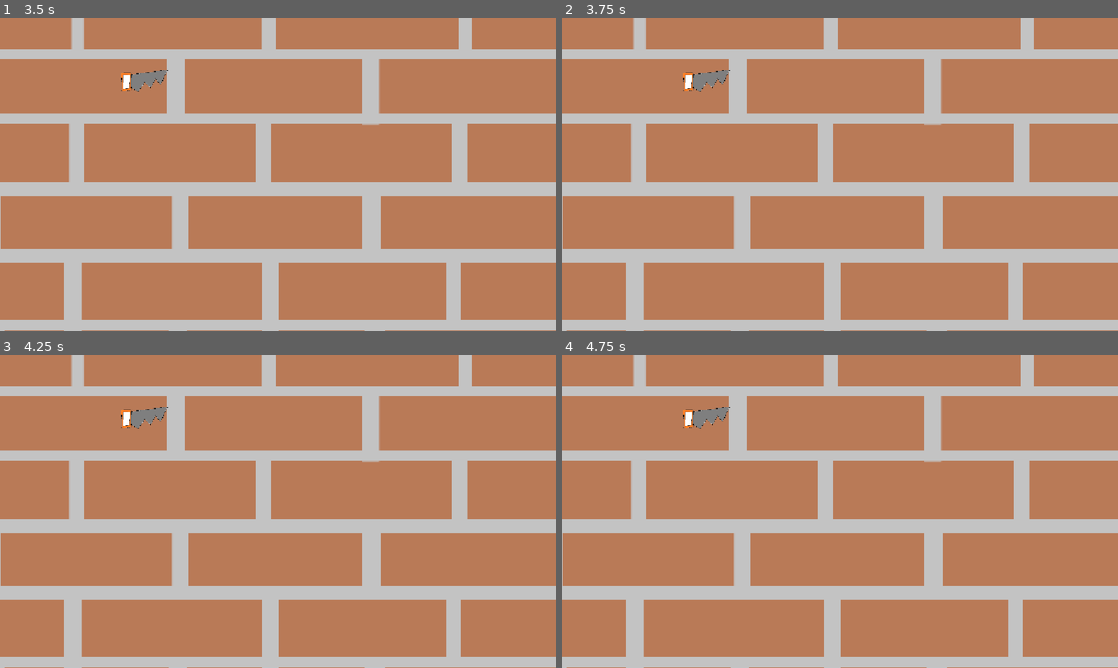
Above: before the commit, frames 1-4 (two rows, left to right).
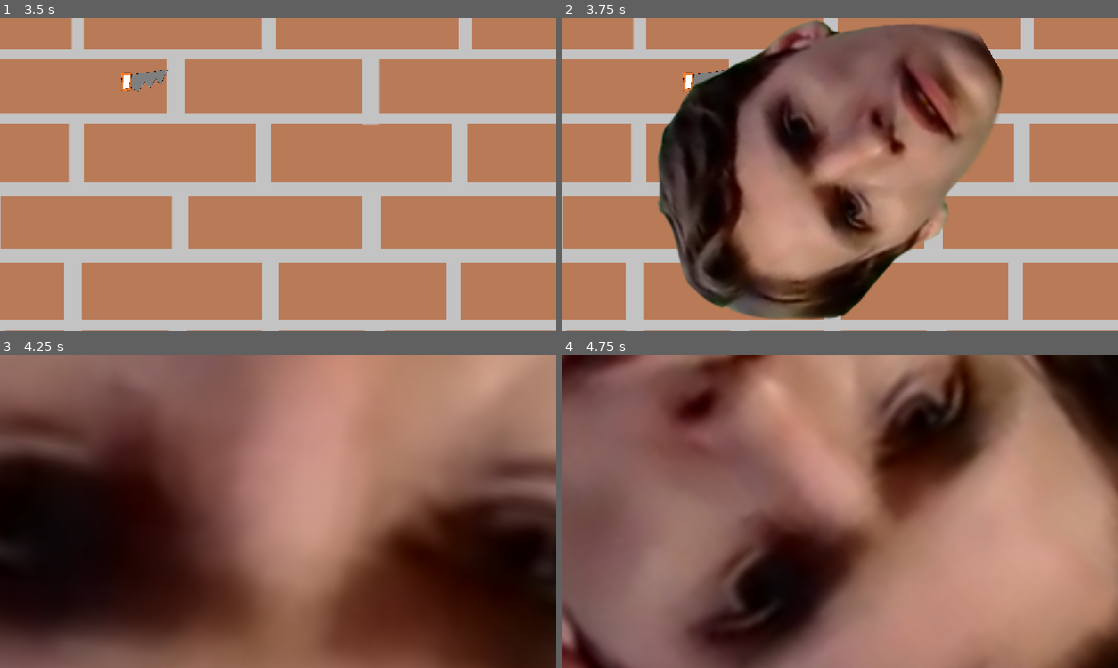
Above: after the commit, the same moments.

Repository: mushyp3a/dyhtg-2026
Game: Godot game, scene res://scenes/saw_level.tscn
The game is run twice, just before and just after one commit, with the same random seed, the same clock (stepped at 60 frames per second) and the same inputs. This scene is started directly instead of the project's main scene. Sound files missing from this copy of the repository are replaced by a short silence.
Inputs:
- Up to frame 1 (3.5 s): tap Enter at 0.5, 2 s; tap P (enemy) at 0.6, 2.1 s; tap Space at 1.25, 2.75 s; tap Q (jerma) at 1.35, 2.85 s
- Up to frame 2 (3.75 s): tap Enter at 3.5 s; tap P (enemy) at 3.6 s
- Up to frame 3 (4.25 s): no input
- Up to frame 4 (4.75 s): tap Q (jerma) at 4.35 s

Frame 1 is identical in both runs. In frame 2, 41% of the frame differs, in the area x 17-80%, y 0-97%; in frame 3, 92%, in the area x 0-100%, y 0-100%; in frame 4, 92%.

Commit message:
saw music files

Diff:
--- a/resources/saw_level.tres
+++ b/resources/saw_level.tres
@@ -1,13 +1,10 @@
 [gd_resource type="Resource" script_class="Level_Beats" format=3 uid="uid://b4m65sndfjpls"]
 
-[ext_resource type="Script" path="res://scripts/saw_level_actions.gd" id="1_1q3ec"]
-
+[ext_resource type="Script" uid="uid://b8iktm6n0fx8w" path="res://scripts/saw_level_actions.gd" id="1_1q3ec"]
 [ext_resource type="Script" uid="uid://dthwm7vrtp53j" path="res://scripts/level_res.gd" id="1_lvrqs"]
 
 [resource]
 script = ExtResource("1_lvrqs")
-
-bars = ["", "", "", "", ""]
-
+bars = ["0000", "00l0", "00l0", "00l0", "00l0"]
 magicalMysteryScript = ExtResource("1_1q3ec")
 metadata/_custom_type_script = "uid://dthwm7vrtp53j"
--- a/scenes/saw_level.tscn
+++ b/scenes/saw_level.tscn
@@ -1,13 +1,27 @@
 [gd_scene format=3 uid="uid://cw8e3fmacum5k"]
 
+[ext_resource type="Script" uid="uid://dos3qhffr4v0a" path="res://rhythm_notifier-6a45663809d9d6e8bfeaad0000fd19344d2dfbfe/addons/rhythm_notifier/rhythm_notifier.gd" id="1_7s4so"]
+[ext_resource type="Script" uid="uid://giqv5hiiwiil" path="res://scripts/rythm_controller.gd" id="1_fscln"]
 [ext_resource type="Texture2D" uid="uid://b56xhkjtbal3g" path="res://images/brick_wall_resized.png" id="1_pi2s3"]
 [ext_resource type="Script" uid="uid://dcb0ivcfwekri" path="res://scripts/saw_slicer.gd" id="2_6gmm1"]
+[ext_resource type="Resource" uid="uid://b4m65sndfjpls" path="res://resources/saw_level.tres" id="2_dj5fx"]
 [ext_resource type="PackedScene" uid="uid://muet7gyaigpy" path="res://scenes/line_scene.tscn" id="3_l20sg"]
 [ext_resource type="Texture2D" uid="uid://dl6un4o48wujs" path="res://images/saw_rotated.png" id="4_jbwg5"]
 [ext_resource type="Script" uid="uid://b8iktm6n0fx8w" path="res://scripts/saw_level_actions.gd" id="5_1rkqd"]
 [ext_resource type="PackedScene" uid="uid://iiqim6ea86ak" path="res://scenes/explosion_transition.tscn" id="6_pi2s3"]
 
 [node name="SawLevel" type="Node2D" unique_id=217463069]
+
+[node name="RythemController" type="Node2D" parent="." unique_id=435304718]
+script = ExtResource("1_fscln")
+level = ExtResource("2_dj5fx")
+
+[node name="RythmNotifier" type="Node" parent="." unique_id=240128451]
+script = ExtResource("1_7s4so")
+bpm = 120.0
+beat_length = 0.5
+running = true
+metadata/_custom_type_script = "uid://dos3qhffr4v0a"
 
 [node name="Background" type="Node2D" parent="." unique_id=313767864]
 position = Vector2(576, 324)
